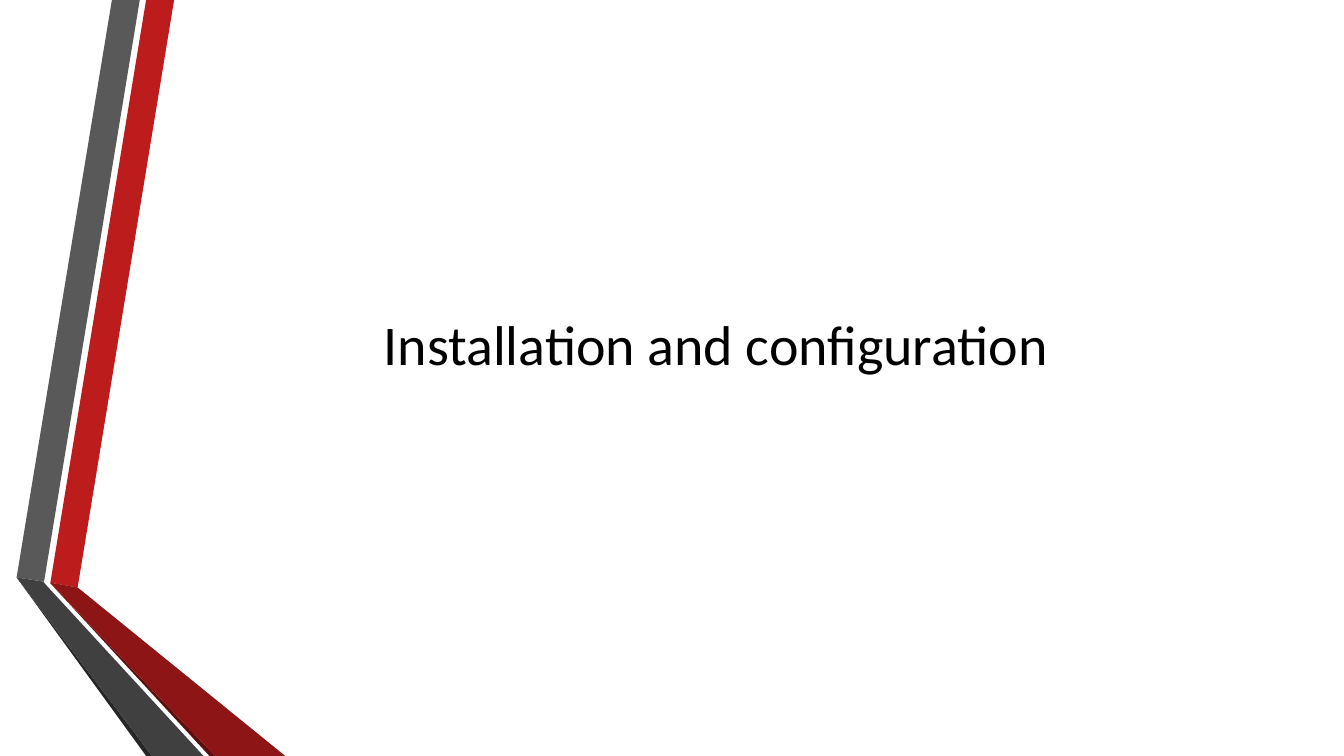
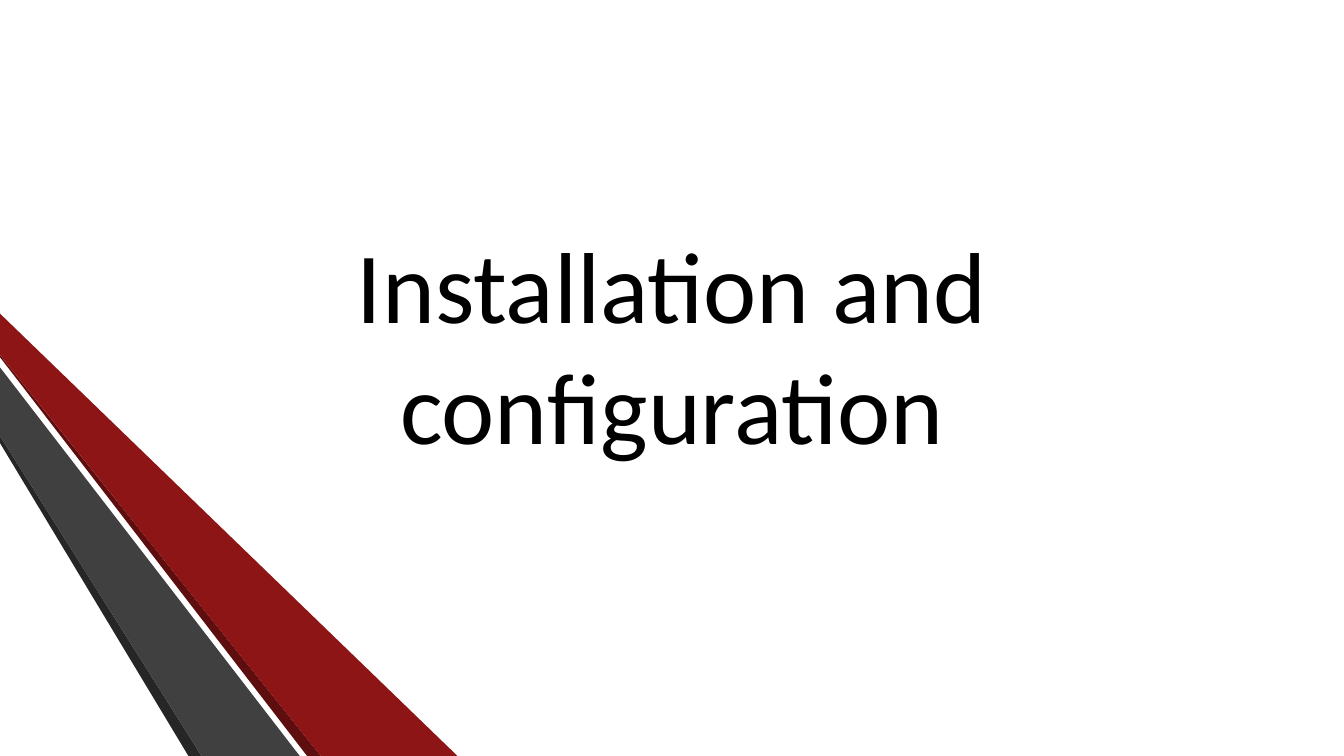
Before and after one commit to umisc/workshops, a slide deck: slide 5 of Workshop_2/workshop-2-slides.pptx. Drawn at 1344x756 pixels with LibreOffice and Linux fonts; fonts in the diff are those of the drawing; background and template pictures are left out. Boxes give left, top, right and bottom in pixels: in the first picture for what was removed or moved away, otherwise in the second. Text is boxed around its words. In the diff, an @@ line names an element or a change of style, - is before the commit and + after.

```diff
--- a/Workshop_2/workshop-2-slides.pptx
+++ b/Workshop_2/workshop-2-slides.pptx
@@ rectangle added at [0,0,1344,756], fill #FFFFFF @@
@@ title "Installation and configuration": place and size @@
-title "Installation and configuration" at [384,326,1048,375]
+title "Installation and configuration" at [357,253,987,462]
@@ title "Installation and configuration" at [357,253,987,462]: size 40 to 72 pt; vertical alignment middle to bottom @@
@@ group added at [60,0,614,756]: 6 freeform shapes @@
@@ freeform shape added at [0,314,458,756], fill #8D1515 @@
@@ freeform shape added at [0,355,321,756], fill #5E0E0E @@
@@ freeform shape added at [0,367,299,756], fill #404040 @@
@@ freeform shape added at [0,437,202,756], fill #262626 @@
```
Also in this commit, not shown: 12 other slides changed, 2 slides added, 1 slide removed.
